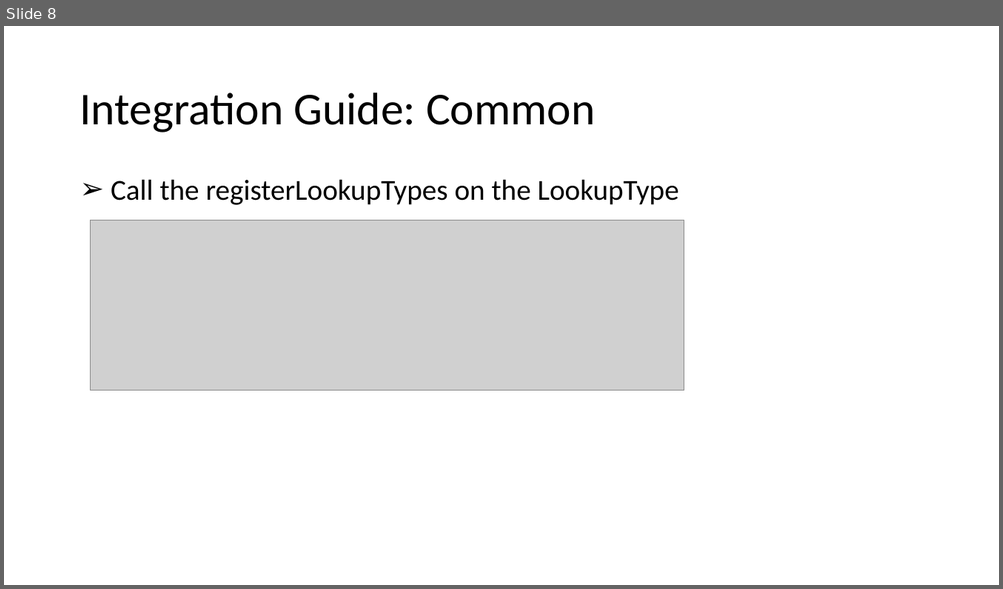
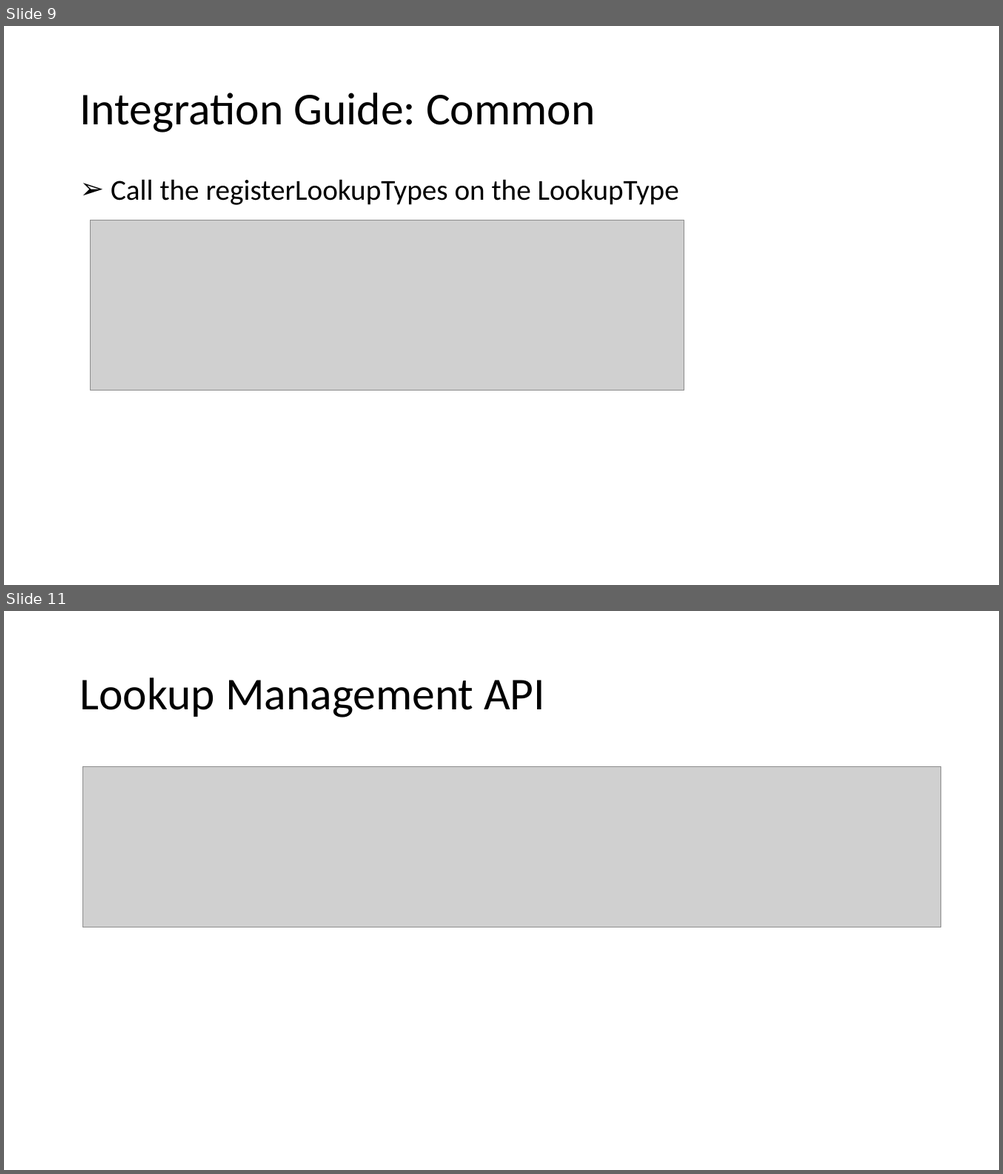
Before and after one commit to Oselan/commons, a slide deck: docs/LookupsDesign.pptx. Shown one above the other, each under a label of ours: slide 8 before the commit, slides 9 and 11 after it; the slides between them are not shown. The pictures are 1003x589 and 1003x1174 pixels, drawn with LibreOffice and Linux fonts; fonts in the diff are those of the drawing; grey boxes stand for pictures. Boxes give left, top, right and bottom in pixels: in the first picture for what was removed or moved away, otherwise in the second. Text is boxed around its words. In the diff, an @@ line names an element or a change of style, - is before the commit and + after.

```diff
--- a/docs/LookupsDesign.pptx
+++ b/docs/LookupsDesign.pptx
@@ slide 11 added at <box>4,611,999,1170</box>, background #FFFFFF @@
@@ title added at <box>79,678,545,718</box>, 44 pt, text #000000 @@
+Lookup Management API
@@ picture added at <box>83,767,941,927</box> @@
@@ what was slide 8 is now slide 9 @@
```
Also in this commit, not shown: 3 slides changed, 2 other slides added, 1 slide removed.
